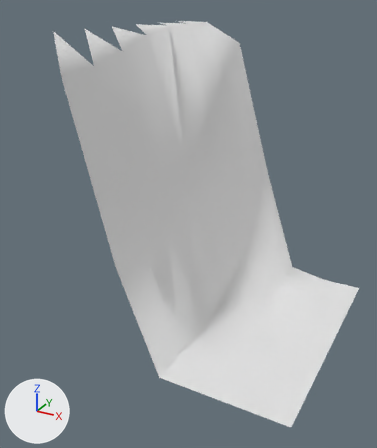
What one commit did to the OBJ model models/areas/fountain_risen/fizzrock_-2_-1.obj.
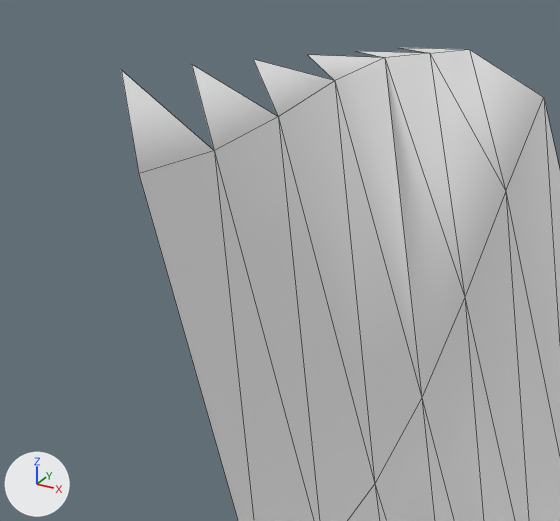
Old and new are each drawn whole from a 50 mm lens placed at (-20.1, -9.4, 10.4), pointed at (-31.1, 10.6, 0.4) and again close up on the part from 0% to 65% of the width and 0% to 51% of the height. Every picture has the same lights, and +X, +Y and +Z are marked at lower left. The older version's two pictures come first. The close-ups show mesh edges as thin lines. Where no turn or scale is listed for an object, it has been applied to the vertices. Vertices at exactly the same position are counted once.

Objects in the first close-up: 'fizzrock_-2_-1'.
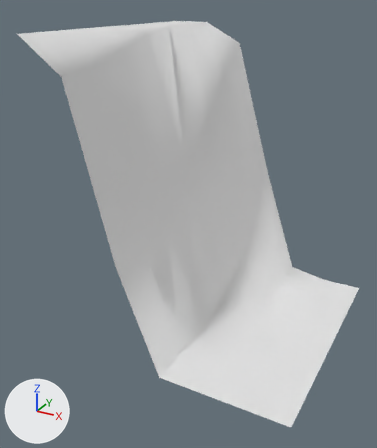
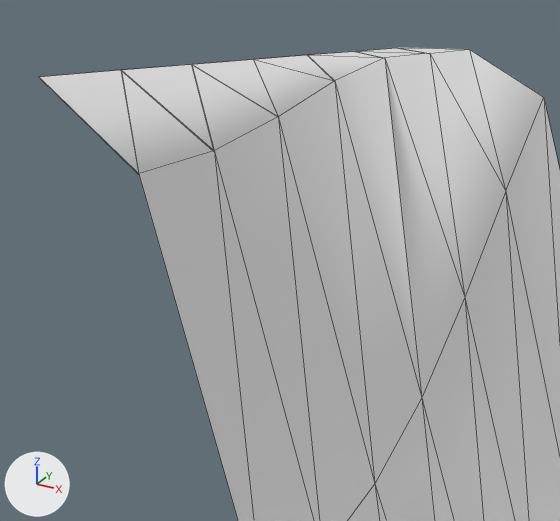
The change, as JSON lines over the scene's bpy script:
```json
{"block": "me_fizzrock__2__1", "where": "# used by ob_fizzrock__2__1; location = (0.0, 0.0, 0.0)"}
{"op": "remove", "block": "me_fizzrock__2__1", "code": "me_fizzrock__2__1.from_pydata(...)  # 48 vertices, 66 faces; spans x -36.0..-24.0, y 6.0..18.0, z -5.0..9.0"}
{"op": "add", "block": "me_fizzrock__2__1", "code": "me_fizzrock__2__1.from_pydata(...)  # 67 vertices, 78 faces; spans x -36.01..-24.0, y 6.0..18.0, z -5.0..9.0"}
{"block": "me_fizzrock__2__1", "change": "me_fizzrock__2__1 part 1"}
{"block": "me_fizzrock__2__1", "change": "13 vertices are added at x -36.01..-34.0, y 6.0..16.0, z 7.53..9.0"}
{"block": "me_fizzrock__2__1", "change": "6 new vertices lie (0.0, 2.0, 0.0) away from vertices in x -36.01..-36.0, y 6.0..16.0, z 8.99"}
{"block": "me_fizzrock__2__1", "change": "12 new faces join them"}
```

What differs and where, as boxes [x1, y1, x2, y2] in the close-ups (560 x 521 px):
```json
{"object": "fizzrock_-2_-1", "change": "reshaped", "before": [121, 48, 560, 521], "after": [39, 48, 560, 521]}
{"part": 1, "of": "me_fizzrock__2__1", "change": "added", "after": [39, 48, 427, 174]}
```
